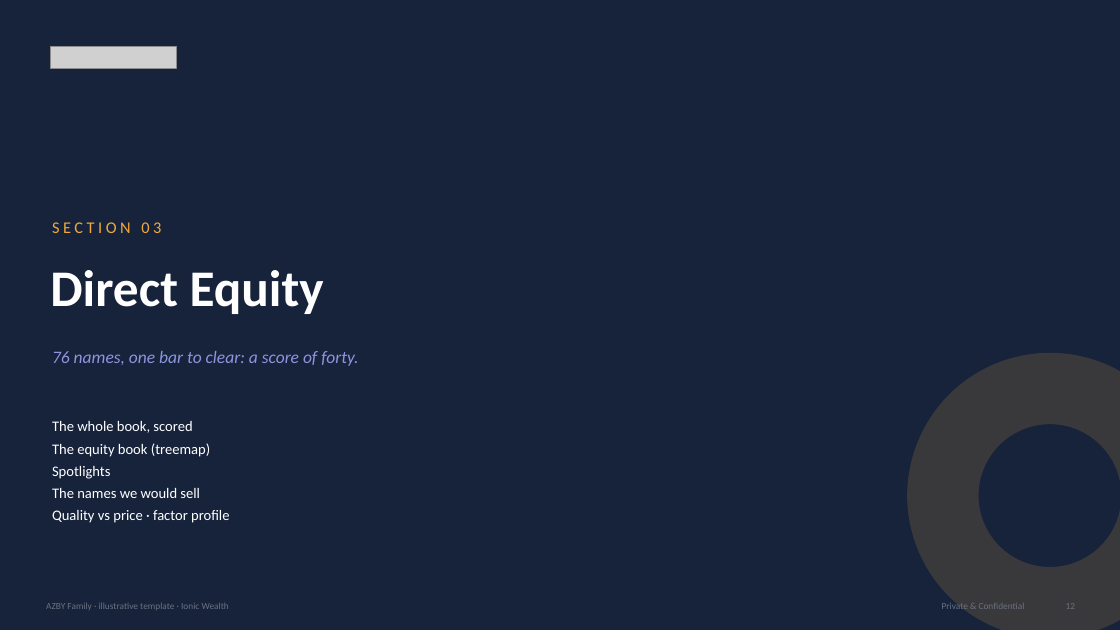
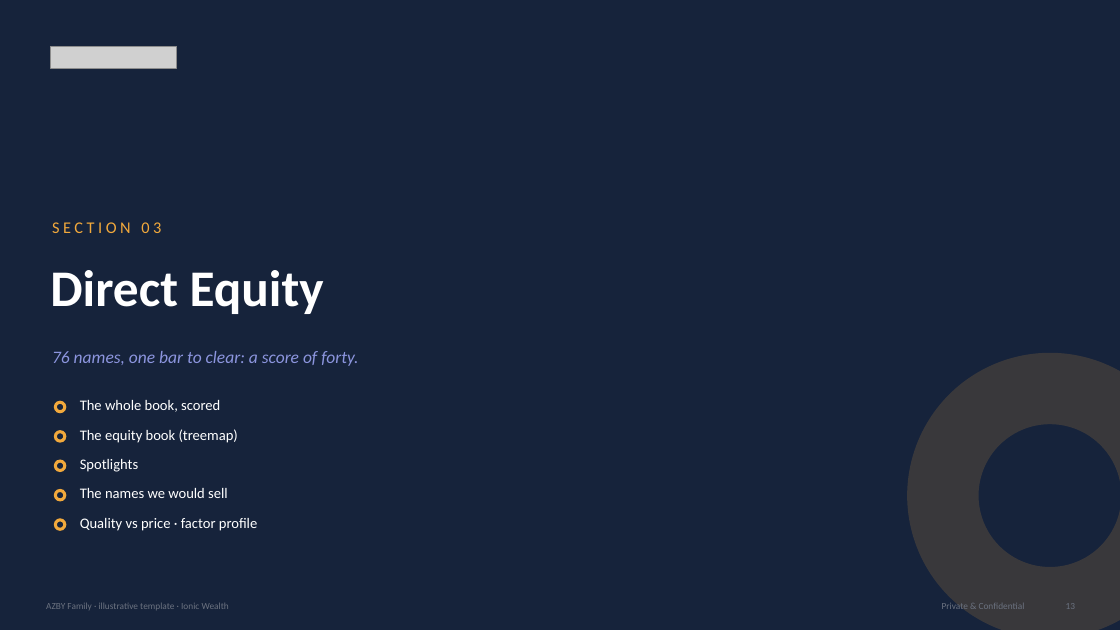
Before and after one commit to shreyas1gupta-wq/claude-demo, a slide deck: slide 14 of template/AZBY_Portfolio_Review_Template.pptx (slide 13 before the commit). Drawn at 1120x630 pixels with LibreOffice and Linux fonts; fonts in the diff are those of the drawing; grey boxes stand for pictures. Boxes give left, top, right and bottom in pixels: in the first picture for what was removed or moved away, otherwise in the second. Text is boxed around its words. In the diff, an @@ line names an element or a change of style, - is before the commit and + after.

```diff
--- a/template/AZBY_Portfolio_Review_Template.pptx
+++ b/template/AZBY_Portfolio_Review_Template.pptx
@@ donut added at (54, 401, 66, 413), fill #F2A93C @@
@@ text added at (80, 400, 220, 412), 12.5 pt, text #FFFFFF @@
+The whole book, scored
@@ text at (52, 421, 210, 479): paragraphs removed @@
-The whole book, scored
-The equity book (treemap)
-Spotlights
@@ donut added at (54, 430, 66, 443), fill #F2A93C @@
@@ text added at (80, 429, 238, 443), 12.5 pt, text #FFFFFF @@
+The equity book (treemap)
@@ donut added at (54, 460, 66, 472), fill #F2A93C @@
@@ text added at (80, 459, 138, 472), 12.5 pt, text #FFFFFF @@
+Spotlights
@@ donut added at (54, 489, 66, 502), fill #F2A93C @@
@@ text "The names we would sell": place and size @@
-text "The names we would sell" at (52, 421, 229, 523)
+text "The names we would sell" at (80, 488, 228, 498)
@@ text "The names we would sell" at (80, 488, 228, 498): less space between paragraphs @@
@@ text at (52, 510, 229, 523): paragraph removed @@
-Quality vs price · factor profile
@@ donut added at (54, 518, 66, 531), fill #F2A93C @@
@@ text added at (80, 518, 257, 531), 12.5 pt, text #FFFFFF @@
+Quality vs price · factor profile
```
Also in this commit, not shown: 37 other slides changed, 7 slides added, 11 other files.
